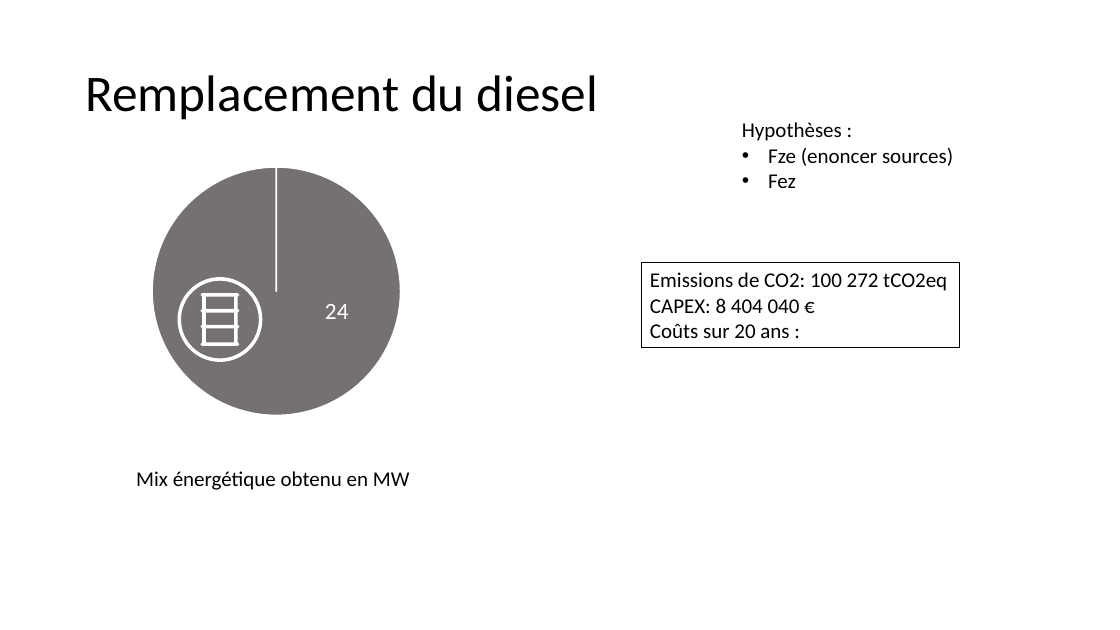
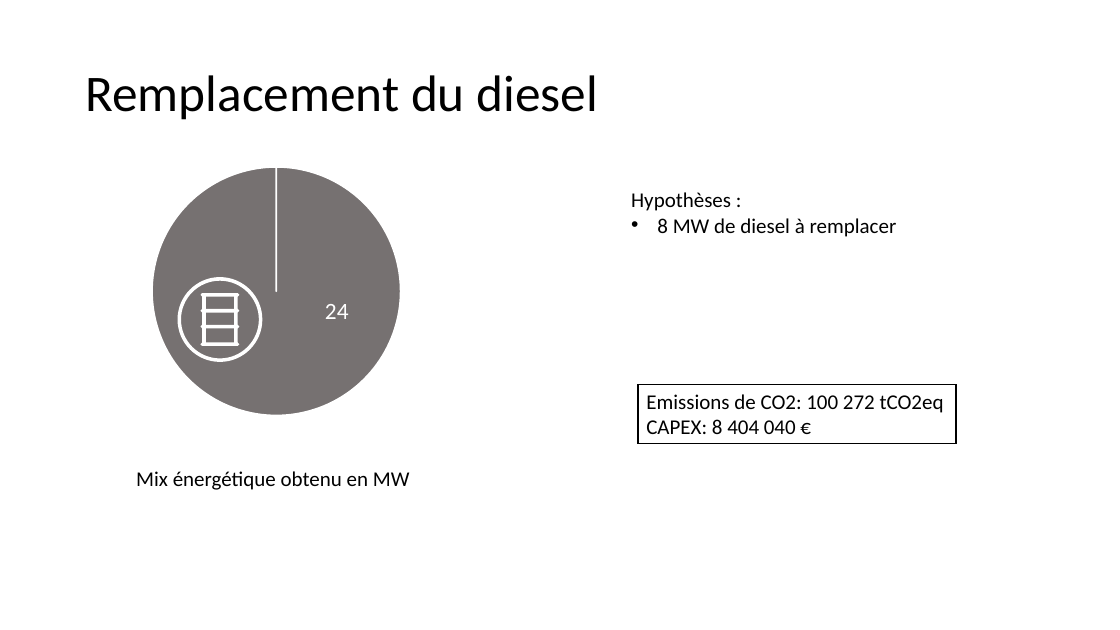
Before and after one commit to cledat/Projet-EA314, a slide deck: slide 4 of rapport.pptx (slide 5 before the commit). Drawn at 1120x630 pixels with LibreOffice and Linux fonts; fonts in the diff are those of the drawing. Boxes give left, top, right and bottom in pixels: in the first picture for what was removed or moved away, otherwise in the second. Text is boxed around its words. In the diff, an @@ line names an element or a change of style, - is before the commit and + after.

```diff
--- a/rapport.pptx
+++ b/rapport.pptx
@@ text "Hypothèses :" moved from (x1=742, y1=122, x2=953, y2=188) to (x1=631, y1=192, x2=897, y2=237) @@
@@ text at (x1=657, y1=218, x2=897, y2=237): text changed @@
-• Fze (enoncer sources)
-• Fez
+• 8 MW de diesel à remplacer
@@ text in rectangle at (x1=650, y1=323, x2=789, y2=338): paragraph removed @@
-Coûts sur 20 ans :
@@ rectangle "Emissions de CO2: 100 272 ..." resized from (x1=642, y1=263, x2=960, y2=348) to (x1=639, y1=385, x2=957, y2=444) @@
```
Also in this commit, not shown: 8 other slides changed, 1 slide added, 1 other file.
